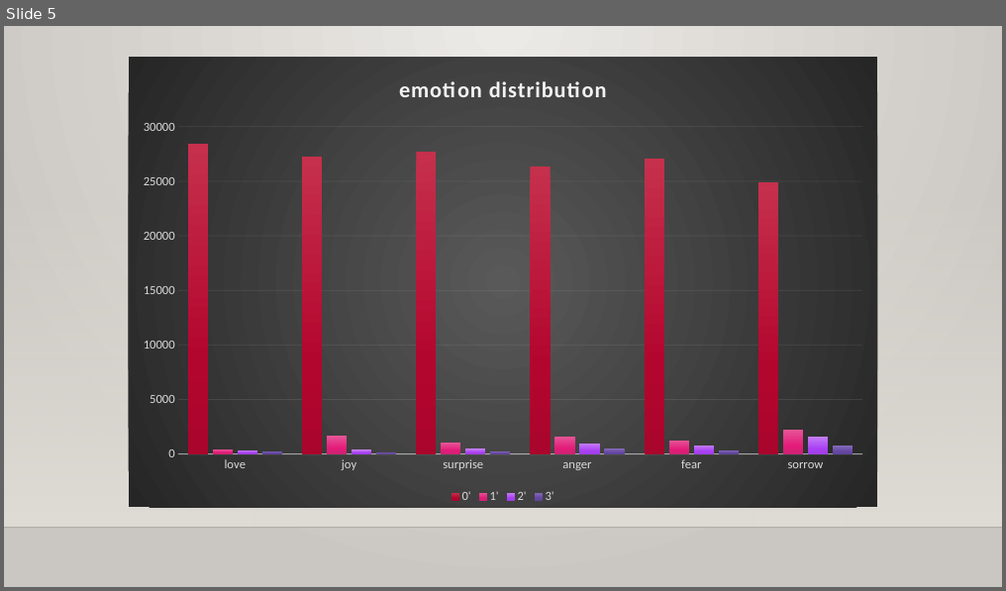
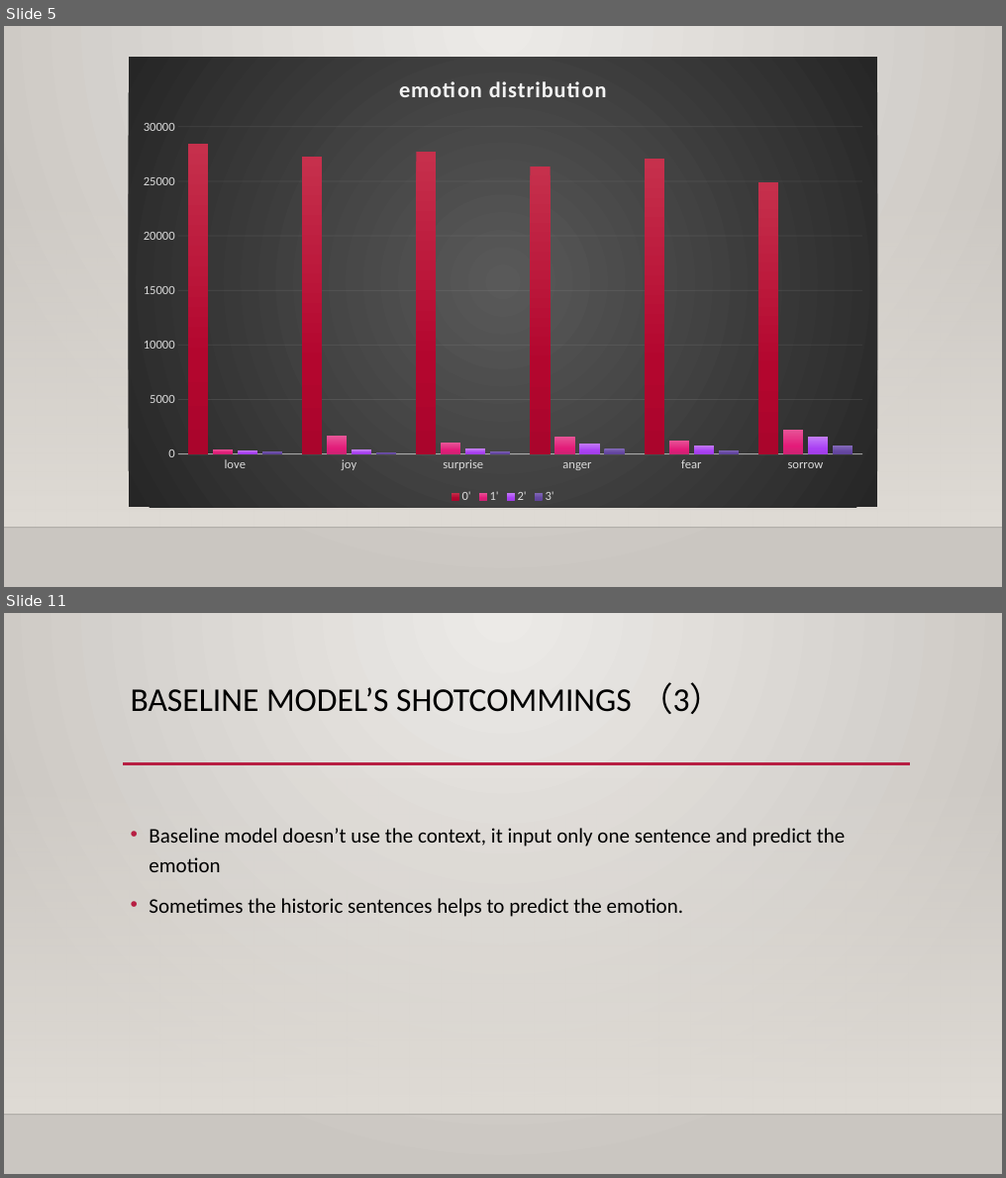
Before and after one commit to ErinYY/IIT-CS584-course-project-script_emotion, a slide deck: CS584_Team39_Presentation1.pptx. Shown one above the other, each under a label of ours: slide 5 before the commit, slides 5 and 11 after it; the slides between them are not shown. The pictures are 1006x591 and 1006x1178 pixels, drawn with LibreOffice and Linux fonts; fonts in the diff are those of the drawing; background and template pictures are left out. Boxes give left, top, right and bottom in pixels: in the first picture for what was removed or moved away, otherwise in the second. Text is boxed around its words. In the diff, an @@ line names an element or a change of style, - is before the commit and + after.

```diff
--- a/CS584_Team39_Presentation1.pptx
+++ b/CS584_Team39_Presentation1.pptx
@@ slide 11 added at [4, 613, 1002, 1174], background gradient #ECEAE7 to #CAC7C1; not listed: 2 template elements that a slide beside it also shows @@
@@ title added at [131, 682, 723, 714], 32 pt, text #000000 @@
+BASELINE MODEL’S SHOTCOMMINGS （3）
@@ line added from (123, 764) to (910, 764), #B71E42 2.5 pt @@
@@ text added at [149, 828, 846, 917], 20 pt, text #000000 @@
+• Baseline model doesn’t use the context, it input only one sentence and predict the emotion
+• Sometimes the historic sentences helps to predict the emotion.
```
Also in this commit, not shown: 1 slide changed, 4 other slides added.
